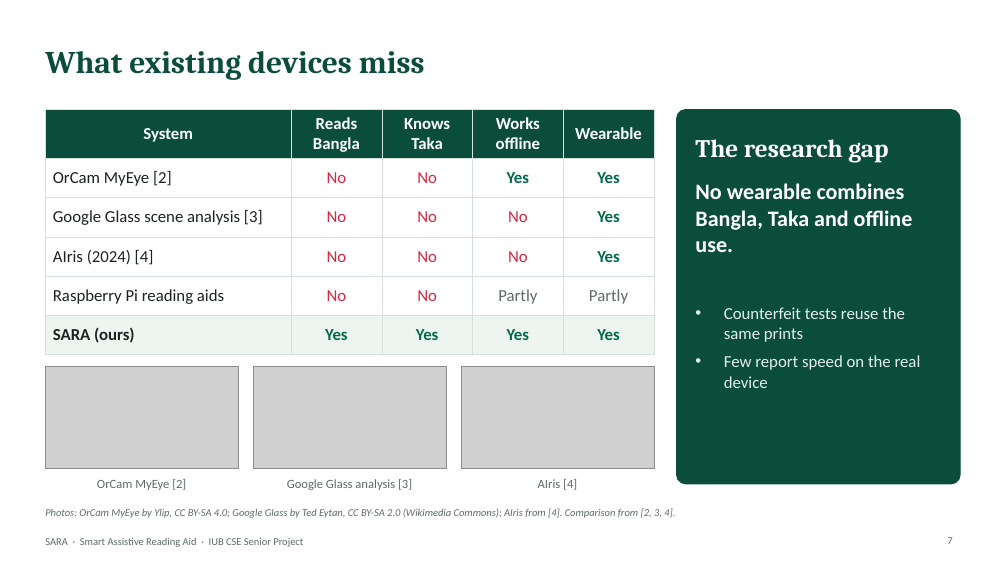
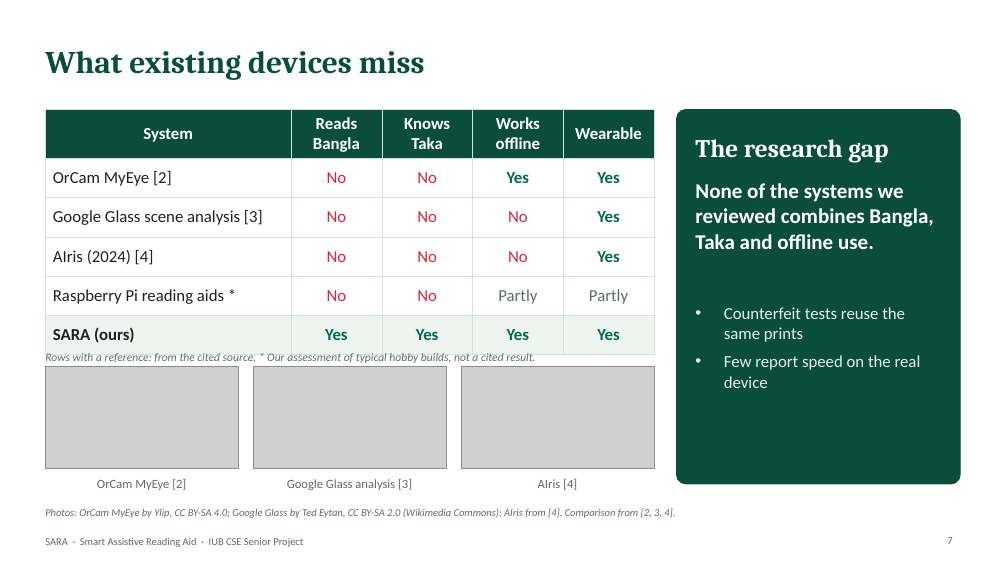
Before and after one commit to aflam330/Senior_project_wearable_glass_for_blind_people_using_ocr_and_ylo, a slide deck: slide 7 of Thesis Report and paper/thesis report/slides/SARA_Presentation.pptx. Drawn at 1008x567 pixels with LibreOffice and Linux fonts; fonts in the diff are those of the drawing; grey boxes stand for pictures. Boxes give left, top, right and bottom in pixels: in the first picture for what was removed or moved away, otherwise in the second. Text is boxed around its words. In the diff, an @@ line names an element or a change of style, - is before the commit and + after.

```diff
--- a/Thesis Report and paper/thesis report/slides/SARA_Presentation.pptx
+++ b/Thesis Report and paper/thesis report/slides/SARA_Presentation.pptx
@@ table at [45,110,654,347] @@
-row 5, column 1: Raspberry Pi reading aids
+row 5, column 1: Raspberry Pi reading aids *
@@ text at [695,183,933,249]: text changed; size 21 to 20 pt @@
-No wearable combines Bangla, Taka and offline use.
+None of the systems we reviewed combines Bangla, Taka and offline use.
@@ text added at [45,353,535,363], 11 pt, text #5E6B66, italic @@
+Rows with a reference: from the cited source. * Our assessment of typical hobby builds, not a cited result.
```
Also in this commit, not shown: 17 other slides changed, 7 other files.
